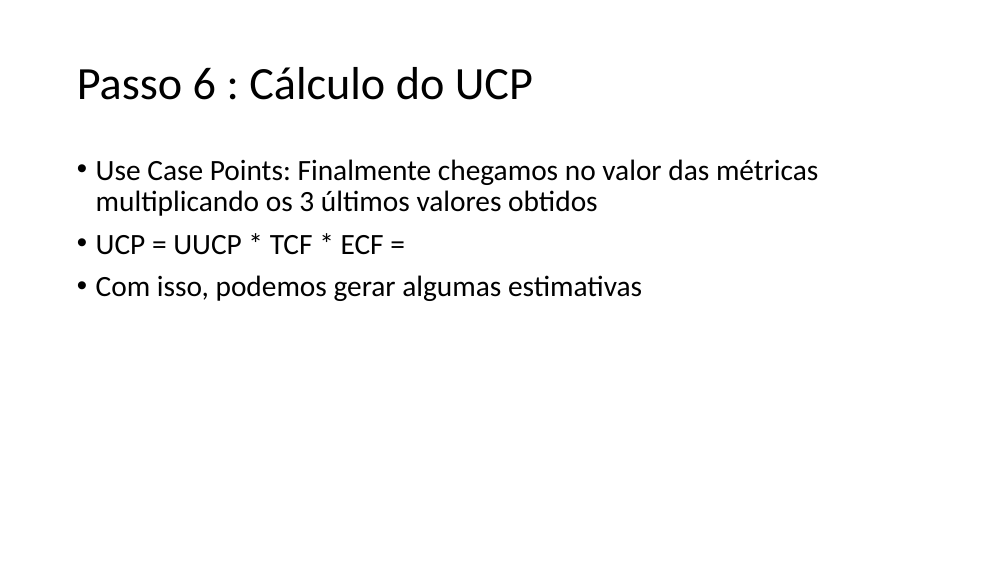
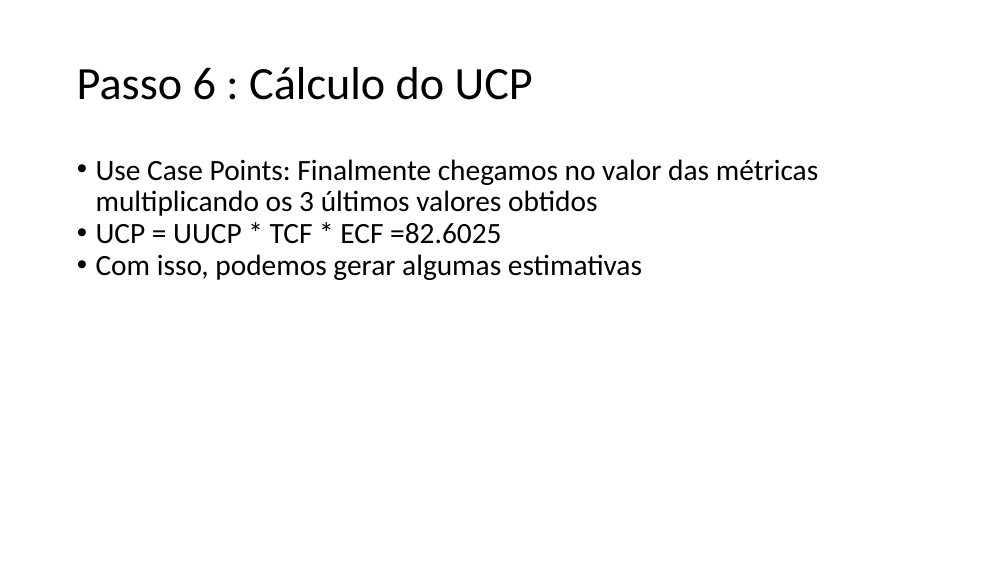
Before and after one commit to pedrolugao/EngSoft-2017.1-UFJF, a slide deck: slide 15 of Diagramas UML/Estimativas.pptx. Drawn at 1008x567 pixels with LibreOffice and Linux fonts; fonts in the diff are those of the drawing. Boxes give left, top, right and bottom in pixels: in the first picture for what was removed or moved away, otherwise in the second. Text is boxed around its words. In the diff, an @@ line names an element or a change of style, - is before the commit and + after.

```diff
--- a/Diagramas UML/Estimativas.pptx
+++ b/Diagramas UML/Estimativas.pptx
@@ text at <box>96,159,818,280</box>: less space between paragraphs @@
@@ text at <box>96,223,501,244</box>: text changed @@
-• UCP = UUCP * TCF * ECF =
+• UCP = UUCP * TCF * ECF =82.6025
```
Also in this commit, not shown: 16 other slides changed.
